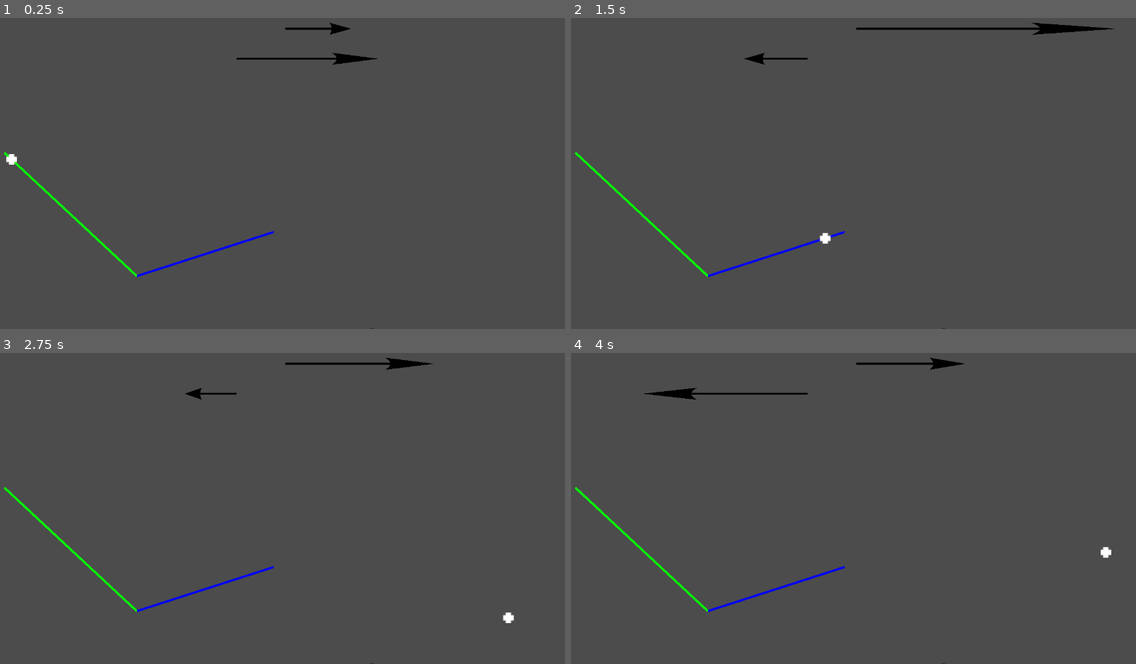
Above: before the commit, frames 1-4 (two rows, left to right).
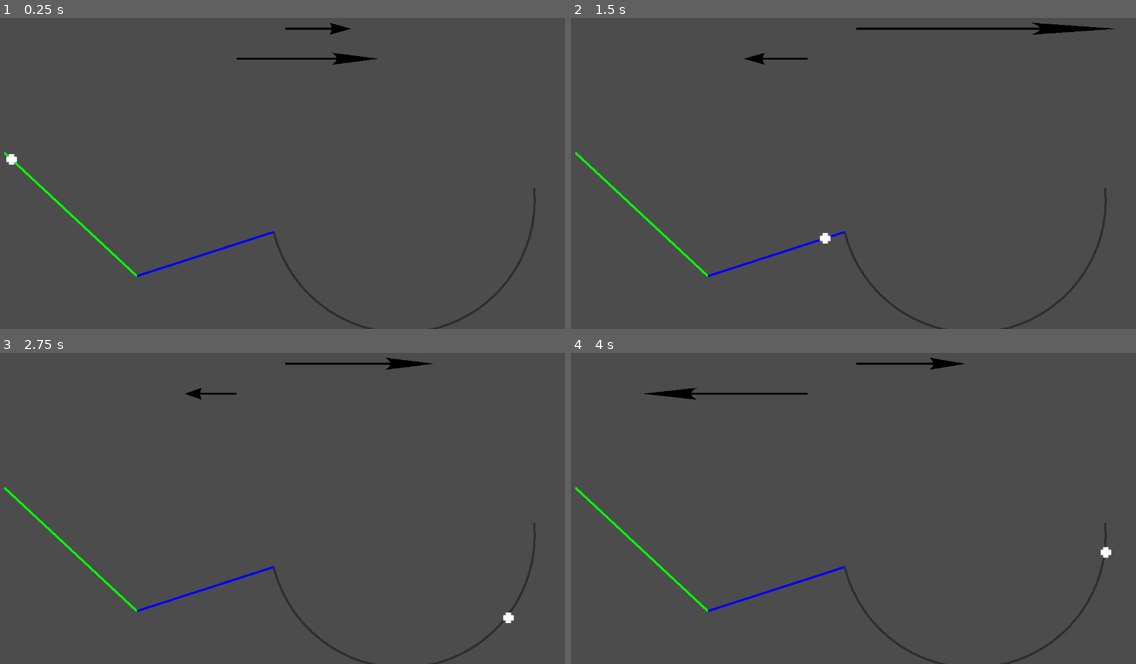
Above: after the commit, the same moments.

Repository: GalileoCap/GDT_CualqierCaida
Game: Godot game, scene res://Scenes/Main.tscn
Same seed, same stepped clock (60 frames per second), same inputs: the game is played once before the commit and once after it.
Inputs:
- Up to frame 1 (0.25 s): no input
- Up to frame 2 (1.5 s): no input
- Up to frame 3 (2.75 s): no input
- Up to frame 4 (4 s): tap Enter at 3.5 s

The runs differ from the first frame. In frame 1, 0.4% of the frame differs, in the area x 48-95%, y 54-100%; in frame 2, 0.4%; in frame 3, 0.3%; in frame 4, 0.3%.

Commit message:
Arreglamos como dibuja el semicirculo. Tambien averiguamos para donde apuntan sus grados (ellos sentido reloj, senoreal = -senogodot)

Diff:
--- a/Scenes/Linea.gd
+++ b/Scenes/Linea.gd
@@ -1,15 +1,18 @@
 extends Node2D
 
 func draw_circle_arc(center, radius, angle_from, angle_to, color):
-    var nb_points = 32
-    var points_arc = PoolVector2Array()
+	#U: Dibuja un arco sentido antihorario (el sentido real no godoteano)
+	var nb_points = 32
+	printt("Params", center, radius, angle_from, angle_to)
 
-    for i in range(nb_points+1):
-        var angle_point = angle_from + i * (angle_to-angle_from) / nb_points
-        points_arc.push_back(center + Vector2(-cos(angle_point), -sin(angle_point)) * radius)
+	for i in range(1, nb_points+1):
+		var angle_desde = angle_from + (i - 1) * (angle_to-angle_from) / nb_points
+		var angle_hasta = angle_from + i * (angle_to-angle_from) / nb_points
+		var desde = center + Vector2(cos(angle_desde), -sin(angle_desde)) * radius
+		var hasta = center + Vector2(cos(angle_hasta), -sin(angle_hasta)) * radius
+		printt("Angulos:", i, desde, hasta, angle_desde, angle_hasta)
 
-    for index_point in range(nb_points):
-        draw_line(points_arc[index_point], points_arc[index_point + 1], color, 5.0)
+		draw_line(desde, hasta, color, 5.0)
 
 func _draw():
 	var p = get_node("..")
--- a/Scenes/Main.gd
+++ b/Scenes/Main.gd
@@ -23,7 +23,9 @@
 
 #Rampa3
 var rampa3 = {}
+
 ############################################################################################
+
 const g = 9.8 #Aceleracion hacia abajo
 
 var ar = 0
@@ -31,8 +33,6 @@
 var t = 0 #Tiempo pasado desde el inicio
 var xant #La posicion anterior
 var yant
-
-var res
 
 func _ready():
 	$Pelota.position.x = x_rampa1 * escala
@@ -86,8 +86,8 @@
 
 	par.xc = xcB
 	par.yc = ycB
-	par.a0 = atan2(par.x0 - par.xc, par.y0 - par.yc)
-	par.a1 = -atan2(par.x1 - par.xc, par.y1 - par.yc)
+	par.a0 = -atan2(par.y0 - par.yc, par.x0 - par.xc)
+	par.a1 = -atan2(par.y1 - par.yc, par.x1 - par.xc)
 
 	printt("Par circulo:", par)
 	return(par)
@@ -97,8 +97,8 @@
 	vr += ar * dt #Integramos aceleracion para consegir velocidad
 	var dd = vr * dt #cuanto nos movimos en este instante
 
-	$Pelota.position.x += (dd * cos(alfa)) * escala #Transformo la posicion sobre la rampa en coordenadas
-	$Pelota.position.y += (dd * sin(alfa)) * escala
+	$Pelota.position.x += dd * cos(alfa) * escala #Transformo la posicion sobre la rampa en coordenadas
+	$Pelota.position.y += dd * sin(alfa) * escala
 	#A: Integre en la posicion el cambio qe produjo la aceleracion de esta rampa
 	printt("R1 y R2:", $Pelota.position.x, $Pelota.position.y)
 
@@ -113,6 +113,7 @@
 
 	$Pelota.position.x = (mix + dd * cos(alfa)) * escala
 	$Pelota.position.y = (temp1 + rampa3.yc) * escala
+
 	printt("R3:",  mix - rampa3.xc, alfa * 180 / PI, dd, vr, ar)
 
 func _process(delta):
